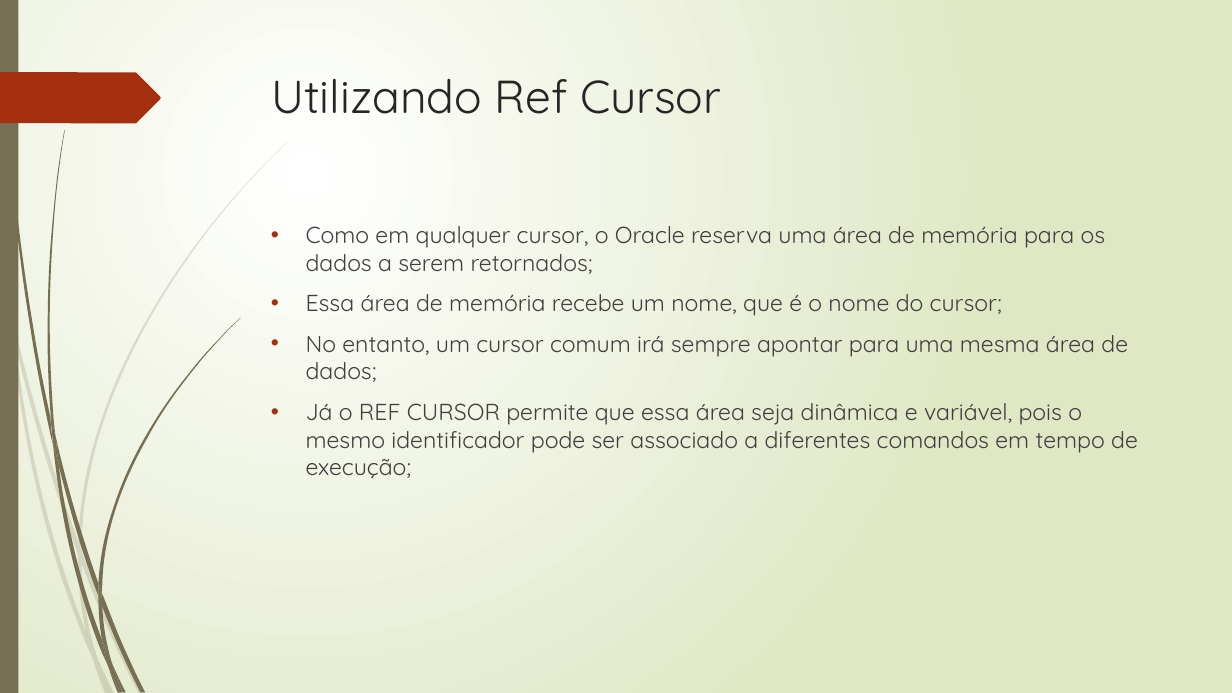
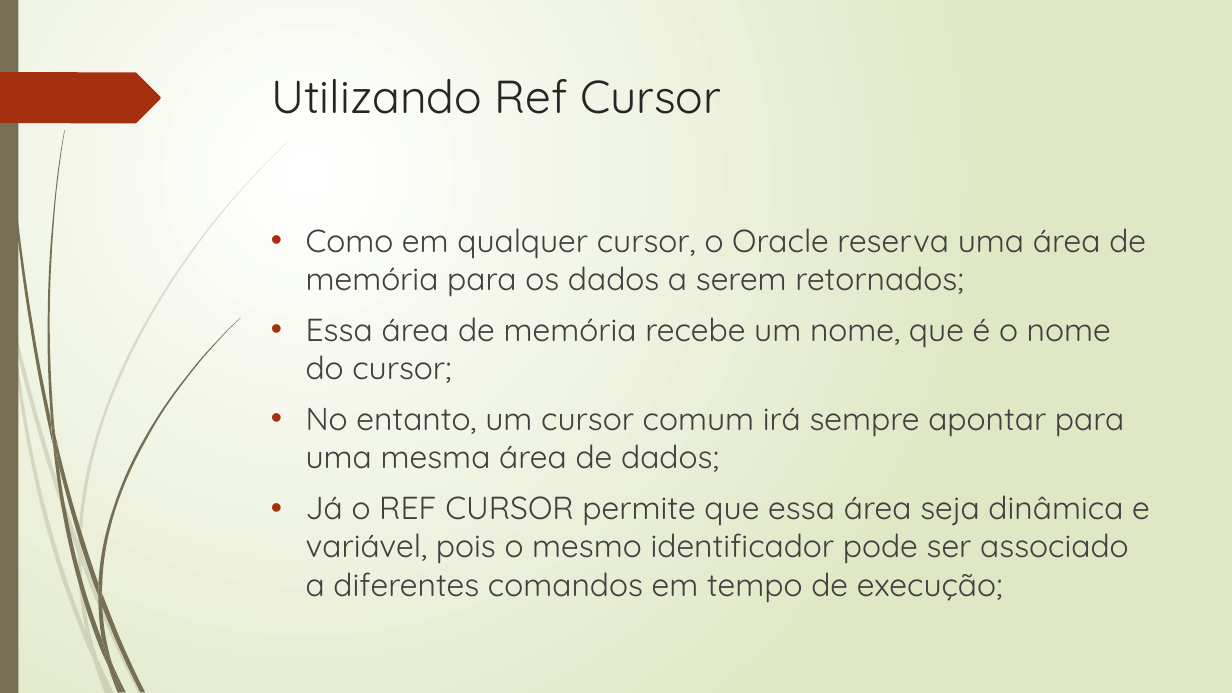
Before and after one commit to rpatricio-souza/Programacao_Avancada_de_Banco_de_Dados, a slide deck: slide 5 of Aula_05_Cursores.pptx (slide 9 before the commit). Drawn at 1232x693 pixels with LibreOffice and Linux fonts; fonts in the diff are those of the drawing. Boxes give left, top, right and bottom in pixels: in the first picture for what was removed or moved away, otherwise in the second. Text is boxed around its words. In the diff, an @@ line names an element or a change of style, - is before the commit and + after.

```diff
--- a/Aula_05_Cursores.pptx
+++ b/Aula_05_Cursores.pptx
@@ text "Como em qualquer cursor, o ..." at (306,228,1150,603): size 18 to 24.8 pt @@
```
Also in this commit, not shown: 13 other slides changed, 2 slides added, 10 slides removed, 3 other files.
